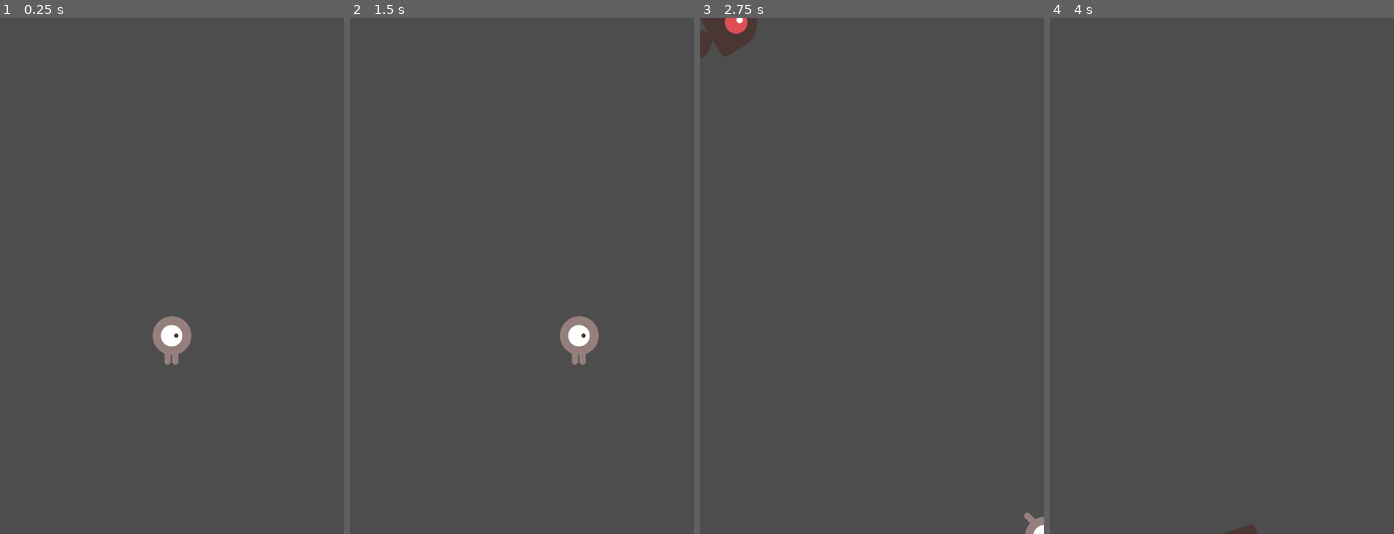
Above: before the commit, frames 1-4 (left to right).
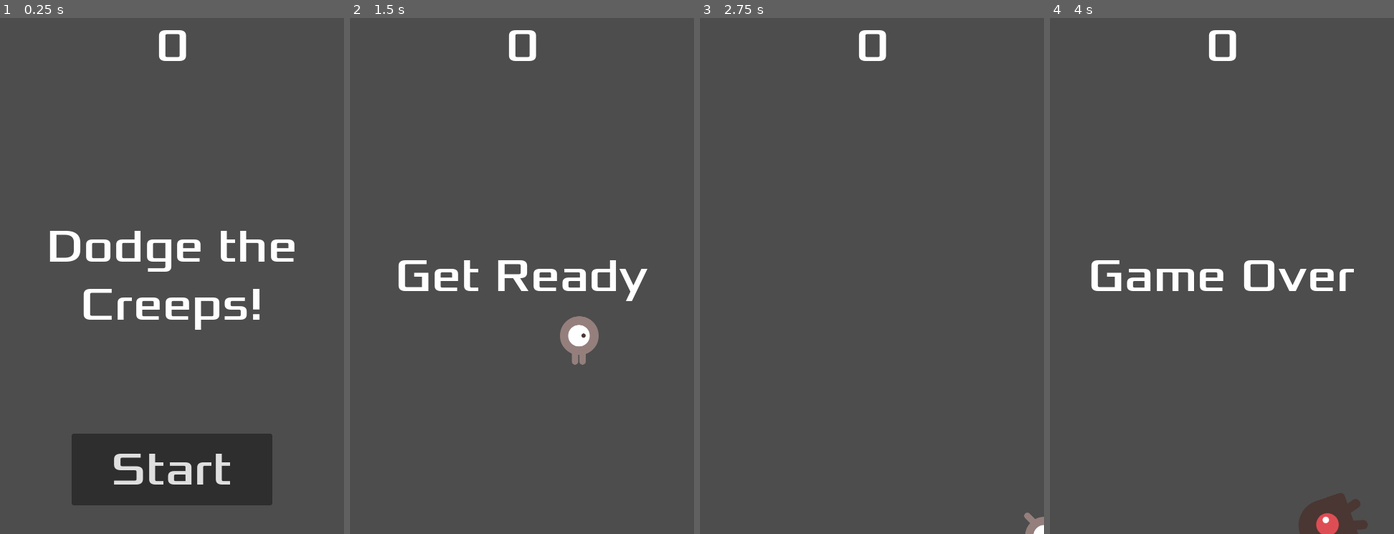
Above: after the commit, the same moments.

Repository: TheVelvetShadow/godot-2d-tutorial
Game: Godot game, scene res://main.tscn
Same seed, same stepped clock (60 frames per second), same inputs: the game is played once before the commit and once after it.
Inputs (mouse positions are in pixels of both pictures, inside the frame that each line leads up to):
- Up to frame 1 (0.25 s): no input
- Up to frame 2 (1.5 s): click (522, 472) at 0.5 s, where only the run after the commit has a clickable "Start"; tap Enter at 1.25 s; hold Right (move_right) from 1.28 s (still down)
- Up to frame 3 (2.75 s): release Right (move_right) at 2.03 s; hold Down (move_down) from 2.03 s (still down)
- Up to frame 4 (4 s): release Down (move_down) at 2.78 s; hold Right (move_right) 2.78-3.53 s; hold Up (move_up) from 3.53 s (still down)

The runs differ from the first frame. In frame 1, 12% of the frame differs, in the area x 14-86%, y 2-95%; in frame 2, 2.1%; in frame 3, 1.2%; in frame 4, 3.2%.

Commit message:
Final Game

Diff:
--- /dev/null
+++ b/godot-2d-tutorial/hud.gd
@@ -0,0 +1,39 @@
+extends CanvasLayer
+
+# Notifies `Main` node that the button has been pressed
+signal start_game
+
+func show_message(text):
+	$Message.text = text
+	$Message.show()
+	$MessageTimer.start()
+
+func show_game_over():
+	show_message("Game Over")
+	# Wait until the MessageTimer has counted down.
+	await $MessageTimer.timeout
+
+	$Message.text = "Dodge the Creeps!"
+	$Message.show()
+	# Make a one-shot timer and wait for it to finish.
+	await get_tree().create_timer(1.0).timeout
+	$StartButton.show()
+
+func update_score(score):
+	$ScoreLabel.text = str(score)
+
+func _on_start_button_pressed():
+	$StartButton.hide()
+	start_game.emit()
+
+func _on_message_timer_timeout():
+	$Message.hide()
+
+# Called when the node enters the scene tree for the first time.
+func _ready() -> void:
+	pass # Replace with function body.
+
+
+# Called every frame. 'delta' is the elapsed time since the previous frame.
+func _process(delta: float) -> void:
+	pass
--- /dev/null
+++ b/godot-2d-tutorial/hud.tscn
@@ -0,0 +1,64 @@
+[gd_scene format=3 uid="uid://c081pjyrwutyg"]
+
+[ext_resource type="FontFile" uid="uid://jpeq5rf2dl0k" path="res://fonts/Xolonium-Regular.ttf" id="1_37p78"]
+[ext_resource type="Script" uid="uid://dyre1hhemddof" path="res://hud.gd" id="1_64ctp"]
+
+[node name="HUD" type="CanvasLayer" unique_id=980082925]
+script = ExtResource("1_64ctp")
+
+[node name="ScoreLabel" type="Label" parent="." unique_id=1825720106]
+anchors_preset = 5
+anchor_left = 0.5
+anchor_right = 0.5
+offset_left = -22.5
+offset_right = 22.5
+offset_bottom = 78.0
+grow_horizontal = 2
+size_flags_horizontal = 4
+theme_override_fonts/font = ExtResource("1_37p78")
+theme_override_font_sizes/font_size = 64
+text = "0"
+horizontal_alignment = 1
+
+[node name="Message" type="Label" parent="." unique_id=1241266019]
+anchors_preset = 8
+anchor_left = 0.5
+anchor_top = 0.5
+anchor_right = 0.5
+anchor_bottom = 0.5
+offset_left = -240.0
+offset_top = -120.0
+offset_right = 240.0
+offset_bottom = 120.0
+grow_horizontal = 2
+grow_vertical = 2
+size_flags_horizontal = 4
+theme_override_fonts/font = ExtResource("1_37p78")
+theme_override_font_sizes/font_size = 64
+text = "Dodge the Creeps!"
+horizontal_alignment = 1
+vertical_alignment = 1
+autowrap_mode = 2
+
+[node name="StartButton" type="Button" parent="." unique_id=1319699731]
+anchors_preset = 7
+anchor_left = 0.5
+anchor_top = 1.0
+anchor_right = 0.5
+anchor_bottom = 1.0
+offset_left = -140.0
+offset_top = -140.0
+offset_right = 140.0
+offset_bottom = -40.0
+grow_horizontal = 2
+grow_vertical = 0
+theme_override_fonts/font = ExtResource("1_37p78")
+theme_override_font_sizes/font_size = 64
+text = "Start"
+
+[node name="MessageTimer" type="Timer" parent="." unique_id=683480036]
+wait_time = 2.0
+one_shot = true
+
+[connection signal="pressed" from="StartButton" to="." method="_on_start_button_pressed"]
+[connection signal="timeout" from="MessageTimer" to="." method="_on_message_timer_timeout"]
--- a/godot-2d-tutorial/main.gd
+++ b/godot-2d-tutorial/main.gd
@@ -6,7 +6,7 @@
 
 # Called when the node enters the scene tree for the first time.
 func _ready() -> void:
-	new_game()
+	pass
 
 
 # Called every frame. 'delta' is the elapsed time since the previous frame.
@@ -17,18 +17,25 @@
 func game_over() -> void:
 	$ScoreTimer.stop()
 	$MobTimer.stop()
+	$HUD.show_game_over()
+
 
 func new_game():
 	score = 0
 	$Player.start($StartPosition.position)
 	$StartTimer.start()
 
+	$HUD.update_score(score)
+	$HUD.show_message("Get Ready")
+
 func _on_score_timer_timeout() -> void:
 	score += 1
+
 
 func _on_start_timer_timeout() -> void:
 	$MobTimer.start()
 	$ScoreTimer.start()
+
 
 func _on_mob_timer_timeout() -> void:
 	# Create a new instance of the Mob scene.
--- a/godot-2d-tutorial/main.tscn
+++ b/godot-2d-tutorial/main.tscn
@@ -3,6 +3,7 @@
 [ext_resource type="Script" uid="uid://dkhj3iv7j0d" path="res://main.gd" id="1_0xm2m"]
 [ext_resource type="PackedScene" uid="uid://bxjha6ulrhkt8" path="res://mob.tscn" id="2_h2yge"]
 [ext_resource type="PackedScene" uid="uid://7y4ywn5pgh72" path="res://player.tscn" id="3_h2yge"]
+[ext_resource type="PackedScene" uid="uid://c081pjyrwutyg" path="res://hud.tscn" id="4_1bvp3"]
 
 [sub_resource type="Curve2D" id="Curve2D_1bvp3"]
 _data = {
@@ -21,6 +22,7 @@
 one_shot = true
 
 [node name="ScoreTimer" type="Timer" parent="." unique_id=2027090621]
+wait_time = 0.2
 
 [node name="MobTimer" type="Timer" parent="." unique_id=245711501]
 wait_time = 0.5
@@ -34,7 +36,10 @@
 
 [node name="MobSpawnLocation" type="PathFollow2D" parent="MobPath" unique_id=490369778]
 
+[node name="HUD" parent="." unique_id=980082925 instance=ExtResource("4_1bvp3")]
+
 [connection signal="hit" from="Player" to="." method="game_over"]
 [connection signal="timeout" from="StartTimer" to="." method="_on_start_timer_timeout"]
 [connection signal="timeout" from="ScoreTimer" to="." method="_on_score_timer_timeout"]
 [connection signal="timeout" from="MobTimer" to="." method="_on_mob_timer_timeout"]
+[connection signal="start_game" from="HUD" to="." method="new_game"]
Not shown, added: godot-2d-tutorial/hud.gd.uid
